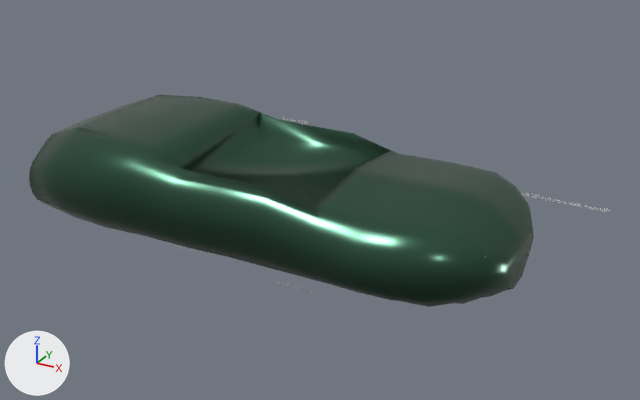
An edit to the Blender file 02_DESIGN/exterior/STATEV_001_v003.blend, drawn before and after from the same camera.
The view is the same before and after, from a 50 mm camera at (2.48, -5.88, 3.38) aimed at (-0.85, 0.18, 0.35). The lights are fixed; the arrows at lower left show +X, +Y and +Z. The picture after the commit comes second.

The first picture shows 'STATEV_PREVIEW_SKIN' and 2 more.
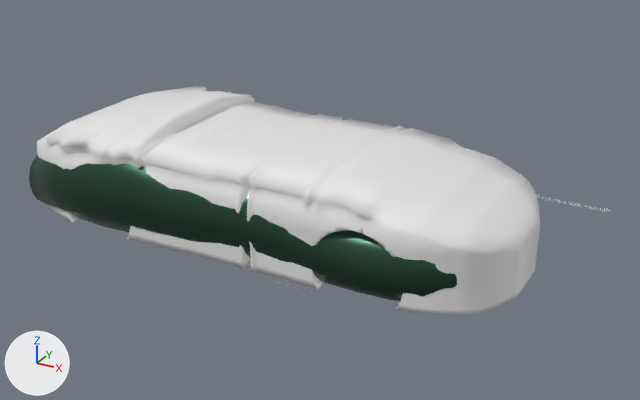
What differs and where, as boxes [x1, y1, x2, y2] in the pictures (640 x 400 px):
'BLOCK_986_approx', shown
    after: [37, 86, 540, 316]
'STATEV_PREVIEW_SKIN', unchanged, covered by the edit
    before: [29, 95, 534, 307]
    after: [29, 155, 457, 301]

Diff of the bpy script that builds the scene:
```diff
--- a/02_DESIGN/exterior/STATEV_001_v003.blend.py
+++ b/02_DESIGN/exterior/STATEV_001_v003.blend.py
@@ ob_block_986_approx @@
 ob_block_986_approx.location = (0.0, 0.0, 0.0)
-ob_block_986_approx.hide_set(True)  # its collection is switched off
```
